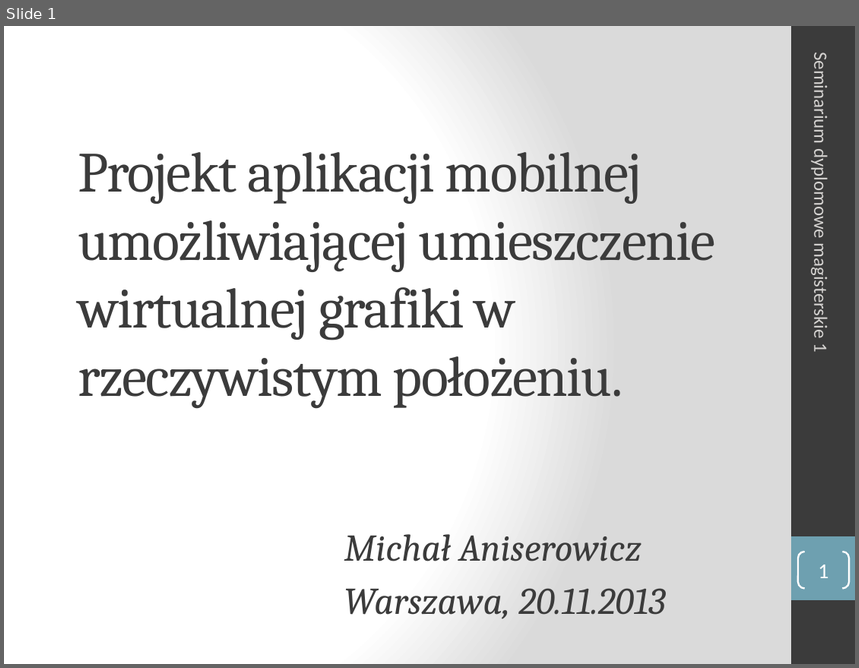
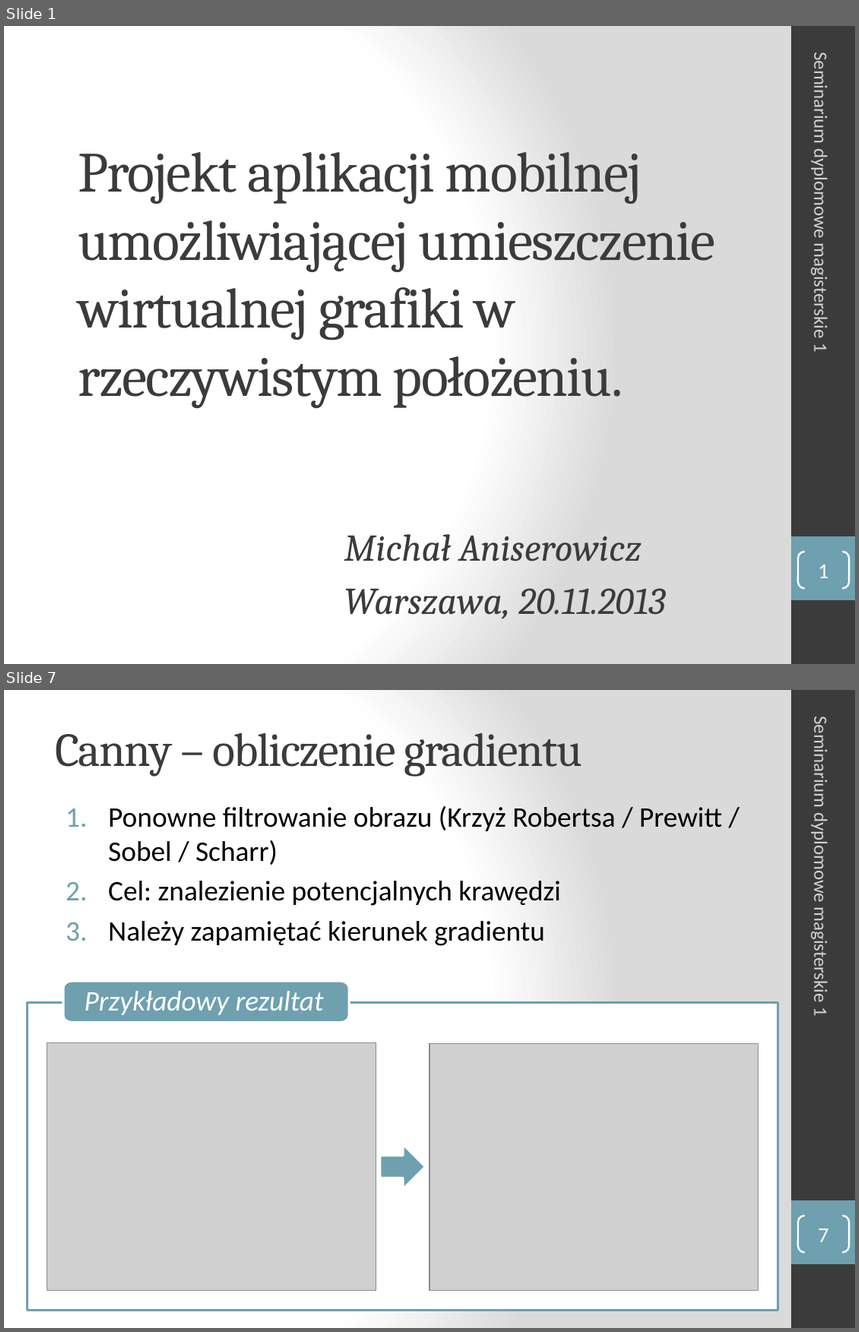
Before and after one commit to turekj/msc, a slide deck: Placeholder/seminar1/prezentacja/sdm1_Aniserowicz_Michal.pptx. Shown one above the other, each under a label of ours: slide 1 before the commit, slides 1 and 7 after it; the slides between them are not shown. The pictures are 859x668 and 859x1332 pixels, drawn with LibreOffice and Linux fonts; fonts in the diff are those of the drawing; grey boxes stand for pictures. Boxes give left, top, right and bottom in pixels: in the first picture for what was removed or moved away, otherwise in the second. Text is boxed around its words. In the diff, an @@ line names an element or a change of style, - is before the commit and + after.

Commit message:
Added Canny algorithm description to seminar presentation

```diff
--- a/Placeholder/seminar1/prezentacja/sdm1_Aniserowicz_Michal.pptx
+++ b/Placeholder/seminar1/prezentacja/sdm1_Aniserowicz_Michal.pptx
@@ slide 7 added at [4, 690, 855, 1328], background gradient #FFFFFF to #DADADA; not listed: 2 template elements that a slide beside it also shows @@
@@ title added at [55, 733, 582, 777], 40 pt, text #3B3B3B @@
+Canny – obliczenie gradientu
@@ text added at [810, 725, 832, 1016], 16 pt, text #D4D2D0 @@
+Seminarium dyplomowe magisterskie 1
@@ text added at [108, 806, 722, 946], 24 pt, text #000000 @@
+1. Ponowne filtrowanie obrazu (Krzyż Robertsa / Prewitt / Sobel / Scharr)
+2. Cel: znalezienie potencjalnych krawędzi
+3. Należy zapamiętać kierunek gradientu
@@ freeform shape added at [63, 981, 350, 1023], fill #6EA0B0, outline #FFFFFF 2 pt, 24 pt, text #FFFFFF, italic @@
+Przykładowy rezultat
@@ freeform shape added at [28, 1002, 778, 1310], fill #FFFFFF at 90% opacity, outline #6EA0B0 2 pt @@
@@ picture added at [47, 1043, 376, 1291] @@
@@ picture added at [430, 1044, 758, 1291] @@
@@ right arrow added at [380, 1144, 427, 1189], fill #6EA0B0, outline #FFFFFF 2 pt @@
@@ page number added at [798, 1216, 849, 1252], outline #FFFFFF 1.5 pt, 18 pt, text #FFFFFF @@
+7
```
Also in this commit, not shown: 3 slides changed, 9 other slides added, 3 slides removed, 14 other files.
